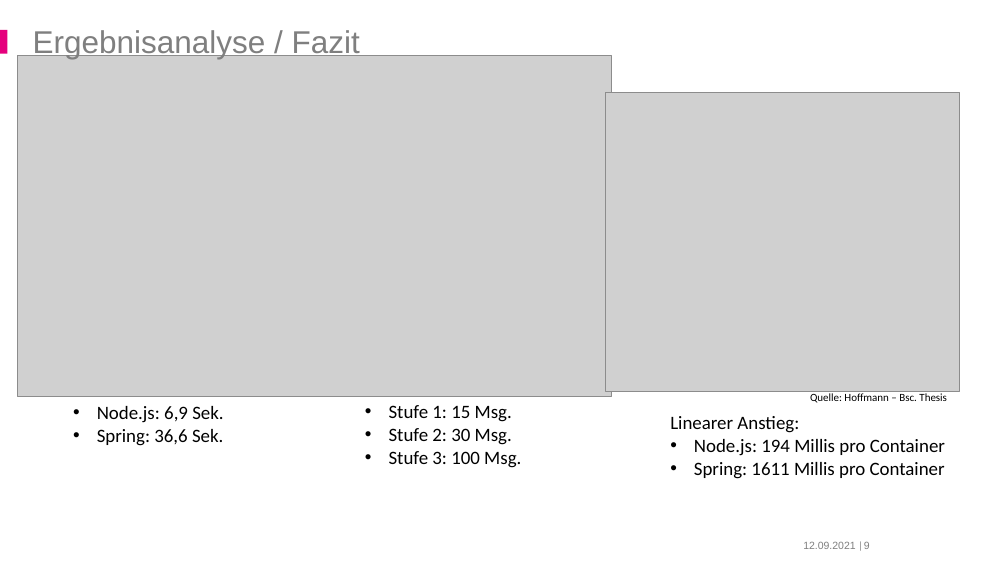
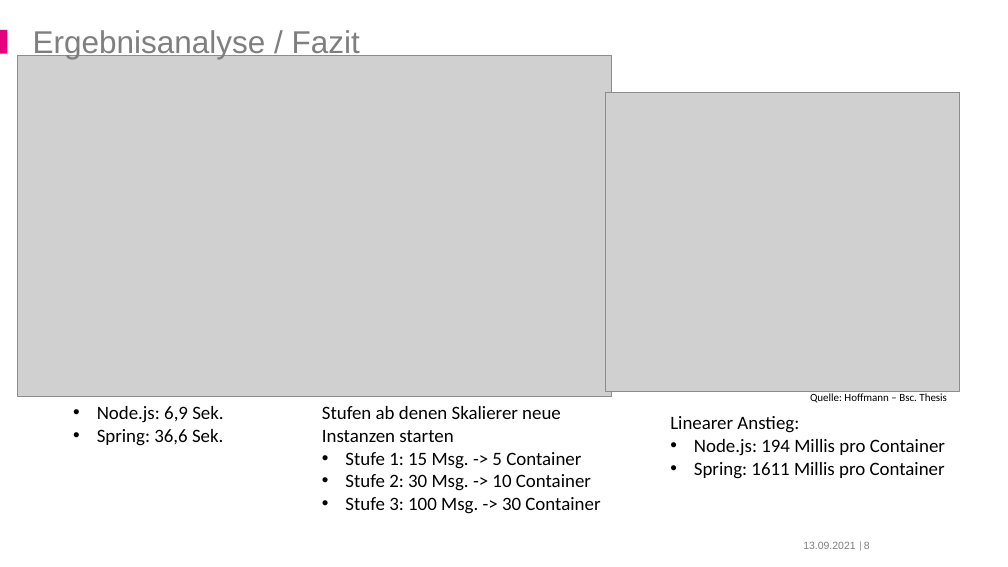
Before and after one commit to derMacon/serverless-bsc-thesis, a slide deck: slide 8 of slides/dps/hoffmann_serverless_dps.pptx (slide 9 before the commit). Drawn at 1008x567 pixels with LibreOffice and Linux fonts; fonts in the diff are those of the drawing; grey boxes stand for pictures; background and template pictures are left out. Boxes give left, top, right and bottom in pixels: in the first picture for what was removed or moved away, otherwise in the second. Text is boxed around its words. In the diff, an @@ line names an element or a change of style, - is before the commit and + after.

```diff
--- a/slides/dps/hoffmann_serverless_dps.pptx
+++ b/slides/dps/hoffmann_serverless_dps.pptx
@@ text at box(322, 406, 600, 514): text changed @@
-• Stufe 1: 15 Msg.
-• Stufe 2: 30 Msg.
-• Stufe 3: 100 Msg.
+Stufen ab denen Skalierer neue Instanzen starten
+• Stufe 1: 15 Msg. -> 5 Container
+• Stufe 2: 30 Msg. -> 10 Container
+• Stufe 3: 100 Msg. -> 30 Container
```
Also in this commit, not shown: 29 other slides changed, 1 slide added.
